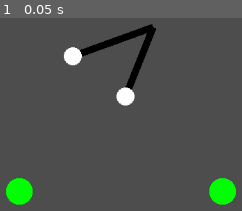
Above: before the commit, frame 1.
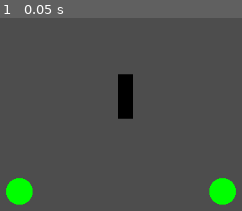
Above: after the commit, the same moment.

Repository: Wrygondryn/Megazord_BIGMODE2025
Game: Godot game, scene res://scenes/game.tscn
Same seed, same stepped clock (60 frames per second), same inputs: the game is played once before the commit and once after it.
Inputs:
- Up to frame 1 (0.05 s): no input

The runs differ from the first frame. In frame 1, 3.9% of the frame differs, in the area x 26-65%, y 3-53%.

Commit message:
Jack Dispensers Implemented
Made a rect that you can click on to spawn a jack

Diff:
--- a/project.godot
+++ b/project.godot
@@ -17,7 +17,7 @@
 
 [input]
 
-jack_select={
+left_click={
 "deadzone": 0.5,
 "events": [Object(InputEventMouseButton,"resource_local_to_scene":false,"resource_name":"","device":-1,"window_id":0,"a …(253 unchanged characters)…
 ]
--- a/scenes/game.tscn
+++ b/scenes/game.tscn
@@ -1,27 +1,26 @@
 [gd_scene load_steps=4 format=3 uid="uid://he3fi3w1rn4e"]
 
 [ext_resource type="Script" path="res://scripts/player_control.gd" id="1_bofyj"]
-[ext_resource type="PackedScene" uid="uid://cm5hedf25enbl" path="res://scenes/jack.tscn" id="1_puarp"]
 [ext_resource type="PackedScene" uid="uid://dchbk5yutlhiu" path="res://scenes/socket.tscn" id="3_y3a8c"]
+[ext_resource type="PackedScene" uid="uid://kwregxsookrk" path="res://scenes/jack_dispenser.tscn" id="4_whl4r"]
 
 [node name="Game" type="Node2D"]
 
-[node name="Jacks and Sockets" type="Node2D" parent="."]
+[node name="JacksAndSockets" type="Node2D" parent="."]
 script = ExtResource("1_bofyj")
 
-[node name="Sockets" type="Node2D" parent="Jacks and Sockets"]
+[node name="JackDispensers" type="Node2D" parent="JacksAndSockets"]
 
-[node name="Socket" parent="Jacks and Sockets/Sockets" instance=ExtResource("3_y3a8c")]
+[node name="JackDispenser" parent="JacksAndSockets/JackDispensers" instance=ExtResource("4_whl4r")]
+
+[node name="Sockets" type="Node2D" parent="JacksAndSockets"]
+
+[node name="Socket" parent="JacksAndSockets/Sockets" instance=ExtResource("3_y3a8c")]
 position = Vector2(-153, 137)
 
-[node name="Socket2" parent="Jacks and Sockets/Sockets" instance=ExtResource("3_y3a8c")]
+[node name="Socket2" parent="JacksAndSockets/Sockets" instance=ExtResource("3_y3a8c")]
 position = Vector2(140, 137)
 
-[node name="Jacks" type="Node2D" parent="Jacks and Sockets"]
-
-[node name="Jack" parent="Jacks and Sockets/Jacks" instance=ExtResource("1_puarp")]
-
-[node name="Jack2" parent="Jacks and Sockets/Jacks" instance=ExtResource("1_puarp")]
-position = Vector2(-76, -58)
+[node name="Jacks" type="Node2D" parent="JacksAndSockets"]
 
 [node name="Camera2D" type="Camera2D" parent="."]
--- a/scenes/jack.tscn
+++ b/scenes/jack.tscn
@@ -4,6 +4,7 @@
 [ext_resource type="Script" path="res://scripts/jack.gd" id="1_vsrur"]
 
 [node name="Jack" type="Node2D"]
+z_index = 1
 script = ExtResource("1_vsrur")
 
 [node name="Line2D" type="Line2D" parent="."]
--- /dev/null
+++ b/scenes/jack_dispenser.tscn
@@ -0,0 +1,21 @@
+[gd_scene load_steps=4 format=3 uid="uid://kwregxsookrk"]
+
+[sub_resource type="Gradient" id="Gradient_jy2w2"]
+
+[sub_resource type="GradientTexture2D" id="GradientTexture2D_nkiax"]
+gradient = SubResource("Gradient_jy2w2")
+fill_from = Vector2(1, 0)
+
+[sub_resource type="RectangleShape2D" id="RectangleShape2D_6qabc"]
+size = Vector2(22, 64)
+
+[node name="JackDispenser" type="Node2D"]
+
+[node name="Sprite2D" type="Sprite2D" parent="."]
+scale = Vector2(0.345, 1)
+texture = SubResource("GradientTexture2D_nkiax")
+
+[node name="Area2D" type="Area2D" parent="."]
+
+[node name="CollisionShape2D" type="CollisionShape2D" parent="Area2D"]
+shape = SubResource("RectangleShape2D_6qabc")
--- a/scenes/socket.tscn
+++ b/scenes/socket.tscn
@@ -1,8 +1,10 @@
-[gd_scene load_steps=2 format=3 uid="uid://dchbk5yutlhiu"]
+[gd_scene load_steps=3 format=3 uid="uid://dchbk5yutlhiu"]
 
 [ext_resource type="Texture2D" uid="uid://ce3p5lt78rvlk" path="res://assets/circle.png" id="1_18u3d"]
+[ext_resource type="Script" path="res://scripts/socket.gd" id="1_k01id"]
 
 [node name="Socket" type="Node2D"]
+script = ExtResource("1_k01id")
 
 [node name="Sprite2D" type="Sprite2D" parent="."]
 modulate = Color(0, 1, 0, 1)
--- a/scripts/jack.gd
+++ b/scripts/jack.gd
@@ -1,10 +1,20 @@
 extends Node2D
 
 @onready var line: Line2D = $Line2D
-var in_socket := false
-var socket_position: Vector2
+@onready var sprite: Sprite2D = $Sprite2D
+
+var end_point := Vector2(0.0, 0.0)
+
+func radius() -> float:
+	return sprite.transform.get_scale().x * sprite.texture.get_width() / 2.0
+
+func set_end_point(global_point: Vector2):
+	end_point = global_point
+
+func _ready():
+	line.points[1] = to_local(end_point)
 
 # Called when the node enters the scene tree for the first time.
 func _process(delta: float) -> void:
 	assert(len(line.points) == 2)
-	line.points[1] = to_local(Vector2(40, -100))
+	line.points[1] = to_local(end_point)
--- /dev/null
+++ b/scripts/jack_dispenser.gd
@@ -0,0 +1,11 @@
+extends Node2D
+
+
+
+# Called when the node enters the scene tree for the first time.
+func _ready() -> void:
+	click_rect.position = global_position - click_rect.size / 2.0
+
+
+# Called every frame. 'delta' is the elapsed time since the previous frame.
+func _process(delta: float) -> void:
--- a/scripts/player_control.gd
+++ b/scripts/player_control.gd
@@ -1,55 +1,76 @@
 extends Node2D
+
+const JACK_SCENE = preload("res://scenes/jack.tscn")
 
 @onready var sockets: Node2D = $Sockets
 @onready var jacks: Node2D = $Jacks
+@onready var jack_dispensers: Node2D = $JackDispensers
 
-#TODO: Replace bools with state enum
+#TODO: Replace bools with state enum?
 var held_jack: Node2D
 var currently_holding_jack := false
 var mouse_to_jack_centre: Vector2
 
-#TODO: Make these const somehow?
-var jack_radius: float
-var socket_radius: float
-
-# Called when the node enters the scene tree for the first time.
-func _ready() -> void:
-	var jack_sprite = jacks.get_child(0).get_node("Sprite2D")
-	jack_radius = jack_sprite.transform.get_scale().x * jack_sprite.texture.get_width() / 2.0
-
-	var socket_sprite = sockets.get_child(0).get_node("Sprite2D")
-	socket_radius = socket_sprite.transform.get_scale().x * socket_sprite.texture.get_width() / 2.0
+func hold_jack(jack: Node2D):
+	held_jack = jack
+	currently_holding_jack = true
+	mouse_to_jack_centre = jack.transform.origin - get_local_mouse_position()
 
 # Called every frame. 'delta' is the elapsed time since the previous frame.
 func _process(delta: float) -> void:
+	process_jack_selection()
+
+	if currently_holding_jack:
+		handle_held_jack()
+	else:
+		process_jack_dispenser()
+
+	if Input.is_action_just_released("left_click"):
+		currently_holding_jack = false
+
+func process_jack_selection():
 	var mouse_pos = get_local_mouse_position()
 
 	if !currently_holding_jack:
+		#Detect is player is about to select a jack
 		#TODO: Cache transforms if perfomance is a problem
 		for i in range(jacks.get_child_count()):
 			var jack = jacks.get_child(i)
+			var radius = jack.radius()
 			var sqr_dist_from_jack_to_mouse = jack.transform.get_origin().distance_squared_to(mouse_pos)
-			var mouse_over_jack = sqr_dist_from_jack_to_mouse <= jack_radius * jack_radius
-			if mouse_over_jack and Input.is_action_just_pressed("jack_select"):
-				print("yerp")
-				held_jack = jack
-				currently_holding_jack = true
-				mouse_to_jack_centre = jack.transform.origin - mouse_pos
+			var mouse_over_jack = sqr_dist_from_jack_to_mouse <= radius * radius
+			if mouse_over_jack and Input.is_action_just_pressed("left_click"):
+				hold_jack(jack)
 
-	if currently_holding_jack:
-		var intersecting_socket_pos: Vector2
-		var found_intersecting_socket := false
-		for socket in sockets.get_children():
-			if  mouse_pos.distance_to(socket.global_position) < (socket_radius + jack_radius):
-				found_intersecting_socket = true
-				intersecting_socket_pos = socket.global_position
-				break
+func handle_held_jack():
+	var mouse_pos = get_local_mouse_position()
 
-		if found_intersecting_socket:
-			held_jack.transform.origin = intersecting_socket_pos
-		else:
-			#TODO: Smoothing/Easing
-			held_jack.transform.origin = mouse_pos + mouse_to_jack_centre
+	#Snap to socket
+	var intersecting_socket_pos: Vector2
+	var found_intersecting_socket := false
+	for socket in sockets.get_children():
+		if  mouse_pos.distance_to(socket.global_position) < socket.radius() + held_jack.radius():
+			found_intersecting_socket = true
+			intersecting_socket_pos = socket.global_position
+			break
 
-	if Input.is_action_just_released("jack_select"):
-		currently_holding_jack = false
+	if found_intersecting_socket:
+		held_jack.transform.origin = intersecting_socket_pos
+	else:
+		#TODO: Smoothing/Easing
+		held_jack.transform.origin = mouse_pos + mouse_to_jack_centre
+
+func process_jack_dispenser():
+	var mouse_pos = get_local_mouse_position()
+
+	#Detect if we clicked on a jack dispenser
+	for i in range(jack_dispensers.get_child_count()):
+		var dispenser = jack_dispensers.get_child(i)
+		var dispenser_interect_rect = dispenser.get_node("Area2D/CollisionShape2D").shape.get_rect()
+		dispenser_interect_rect.position = dispenser.global_position - dispenser_interect_rect.size / 2.0
+		if dispenser_interect_rect.has_point(mouse_pos) and Input.is_action_just_pressed("left_click"):
+			var new_jack = JACK_SCENE.instantiate()
+			new_jack.global_position = mouse_pos
+			new_jack.set_end_point(dispenser.global_position)
+			jacks.add_child(new_jack)
+			hold_jack(new_jack)
--- /dev/null
+++ b/scripts/socket.gd
@@ -0,0 +1,6 @@
+extends Node2D
+
+@onready var sprite: Sprite2D = $Sprite2D
+
+func radius():
+	return sprite.transform.get_scale().x * sprite.texture.get_width() / 2.0
